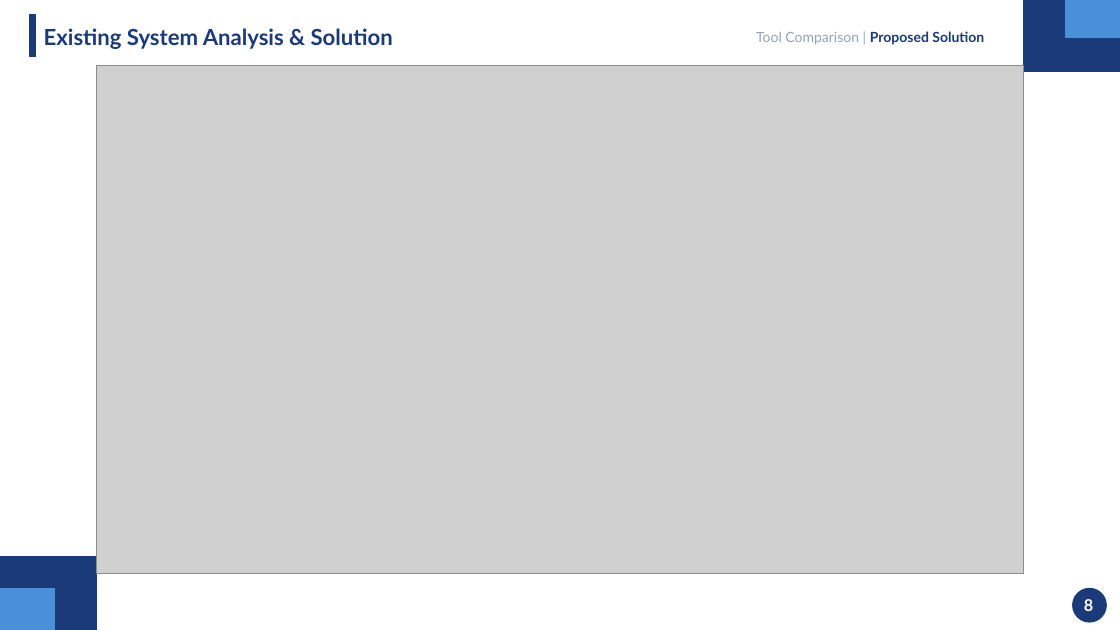
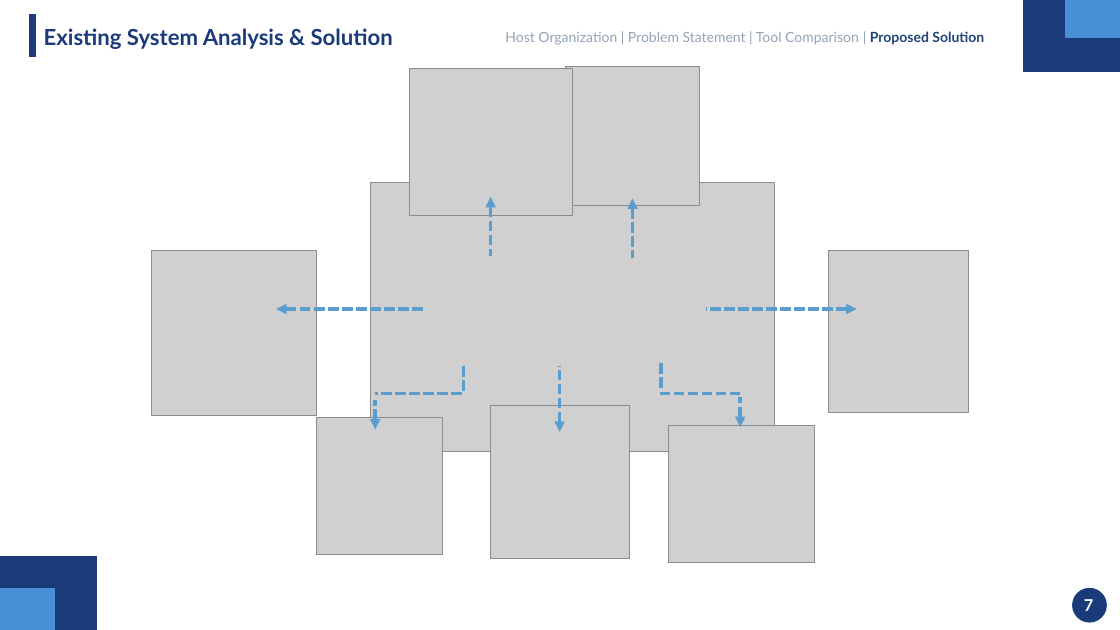
Before and after one commit to mahdi000666/DesignFlow, a slide deck: slide 7 of docs/Presentation.pptx (slide 8 before the commit). Drawn at 1120x630 pixels with LibreOffice and Linux fonts; fonts in the diff are those of the drawing; grey boxes stand for pictures. Boxes give left, top, right and bottom in pixels: in the first picture for what was removed or moved away, otherwise in the second. Text is boxed around its words. In the diff, an @@ line names an element or a change of style, - is before the commit and + after.

Commit message:
Presentation 5

```diff
--- a/docs/Presentation.pptx
+++ b/docs/Presentation.pptx
@@ text at [505, 31, 984, 45]: text changed; text colour #1B3A7A to #94A3B8; bold off @@
-Tool Comparison | Proposed Solution
+Host Organization | Problem Statement | Tool Comparison | Proposed Solution
@@ picture removed at [97, 66, 1023, 573] @@
@@ picture added at [409, 69, 572, 216] @@
@@ picture added at [565, 66, 699, 205] @@
@@ picture added at [371, 182, 774, 451] @@
@@ arrow added from (491, 256) to (491, 197), #599ECF 3 pt dashed @@
@@ arrow added from (633, 258) to (633, 198), #599ECF 3 pt dashed @@
@@ picture added at [151, 251, 316, 416] @@
@@ picture added at [829, 251, 969, 413] @@
@@ arrow added from (425, 309) to (276, 309), #599ECF 3 pt dashed @@
@@ arrow added from (706, 309) to (857, 309), #599ECF 3 pt dashed @@
@@ line added from (464, 366) to (464, 393), #599ECF 3 pt dashed @@
@@ arrow added from (560, 365) to (560, 432), #599ECF 3 pt dashed @@
@@ line added from (661, 364) to (661, 391), #599ECF 3 pt dashed @@
@@ picture added at [316, 418, 442, 555] @@
@@ line added from (462, 393) to (376, 393), #599ECF 3 pt dashed @@
@@ arrow added from (376, 400) to (376, 429), #599ECF 3 pt dashed @@
@@ picture added at [490, 406, 629, 559] @@
@@ line added from (740, 393) to (659, 393), #599ECF 3 pt dashed @@
@@ arrow added from (740, 397) to (740, 427), #599ECF 3 pt dashed @@
@@ picture added at [669, 425, 815, 562] @@
@@ text at [1084, 599, 1093, 611]: text changed @@
-8
+7
```
Also in this commit, not shown: 27 other slides changed, 1 slide removed.
